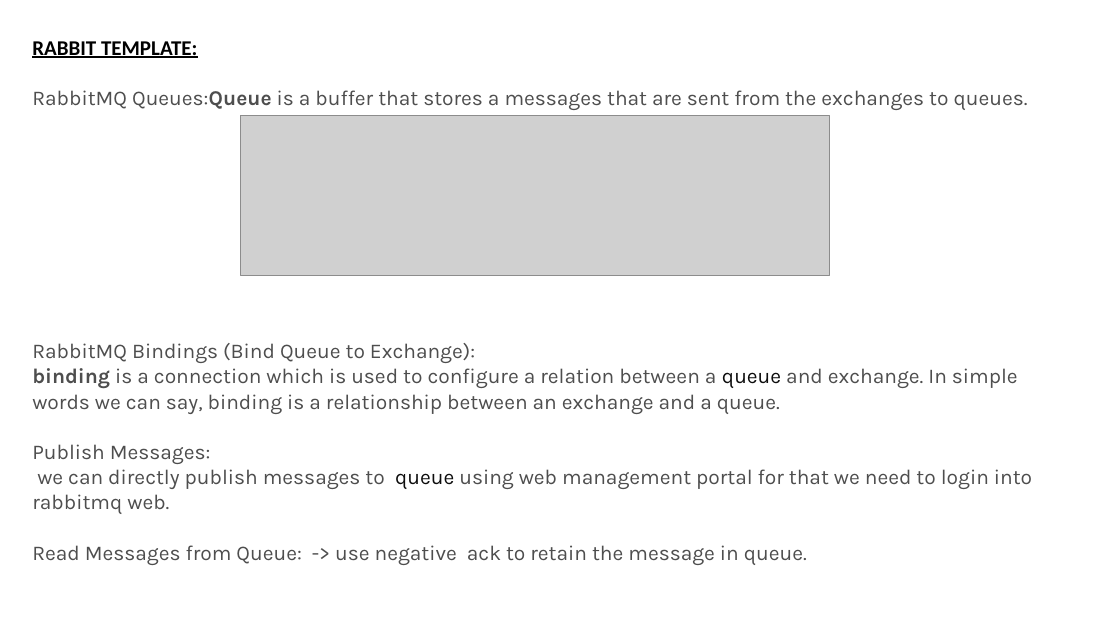
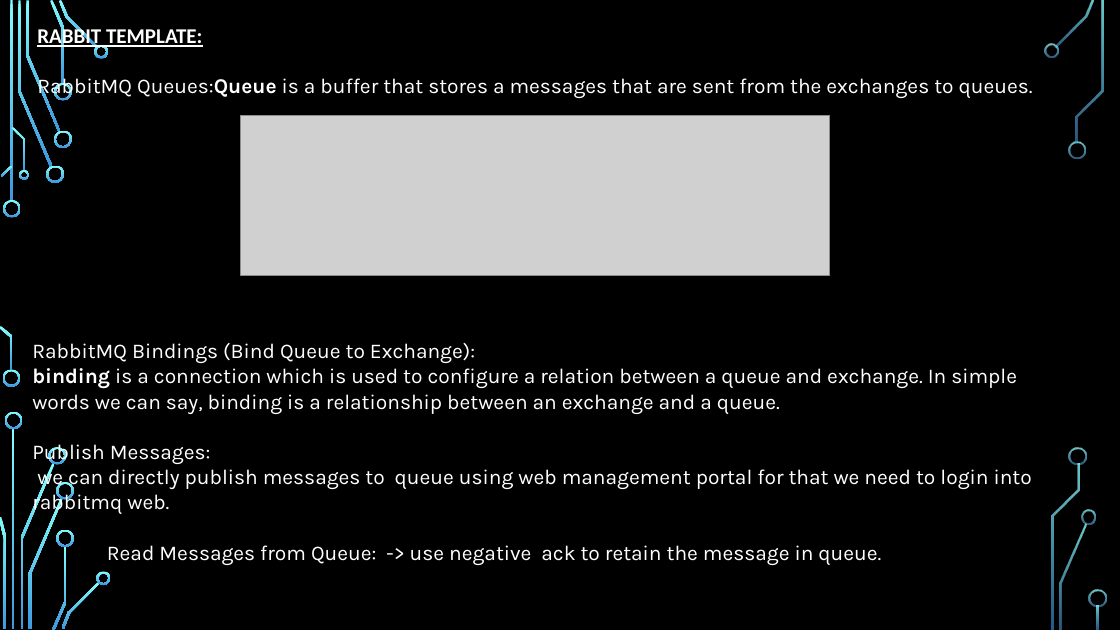
Before and after one commit to vishnuvishal-11/Vishnuvishal, a slide deck: slide 5 of Presentations/RabbitMQ.pptx. Drawn at 1120x630 pixels with LibreOffice and Linux fonts; fonts in the diff are those of the drawing; grey boxes stand for pictures; background and template pictures are left out. Boxes give left, top, right and bottom in pixels: in the first picture for what was removed or moved away, otherwise in the second. Text is boxed around its words. In the diff, an @@ line names an element or a change of style, - is before the commit and + after.

```diff
--- a/Presentations/RabbitMQ.pptx
+++ b/Presentations/RabbitMQ.pptx
@@ background #FFFFFF to picture (left out) @@
@@ text "RABBIT TEMPLATE:": place and size @@
-text "RABBIT TEMPLATE:" at box(32, 41, 1028, 110)
+text "RABBIT TEMPLATE:" at box(37, 26, 1033, 99)
@@ text "RABBIT TEMPLATE:" at box(37, 26, 1033, 99): text colour #000000 to #FFFFFF in "RABBIT TEMPLATE:"; text colour #4E4E4E to #FFFFFF in "RabbitMQ Queues:Queue is a buffer that stores ..." @@
@@ text "RabbitMQ Bindings (Bind Queue to ..." at box(32, 343, 1032, 565): text colour #4E4E4E to #FFFFFF; text colour #0D0D0D to #FFFFFF in "queue", "queue" @@
@@ group added at box(0, 0, 1107, 630): 33 freeform shapes, 3 rectangles @@
```
Also in this commit, not shown: 5 other slides changed, 2 slides added, 1 other file.
